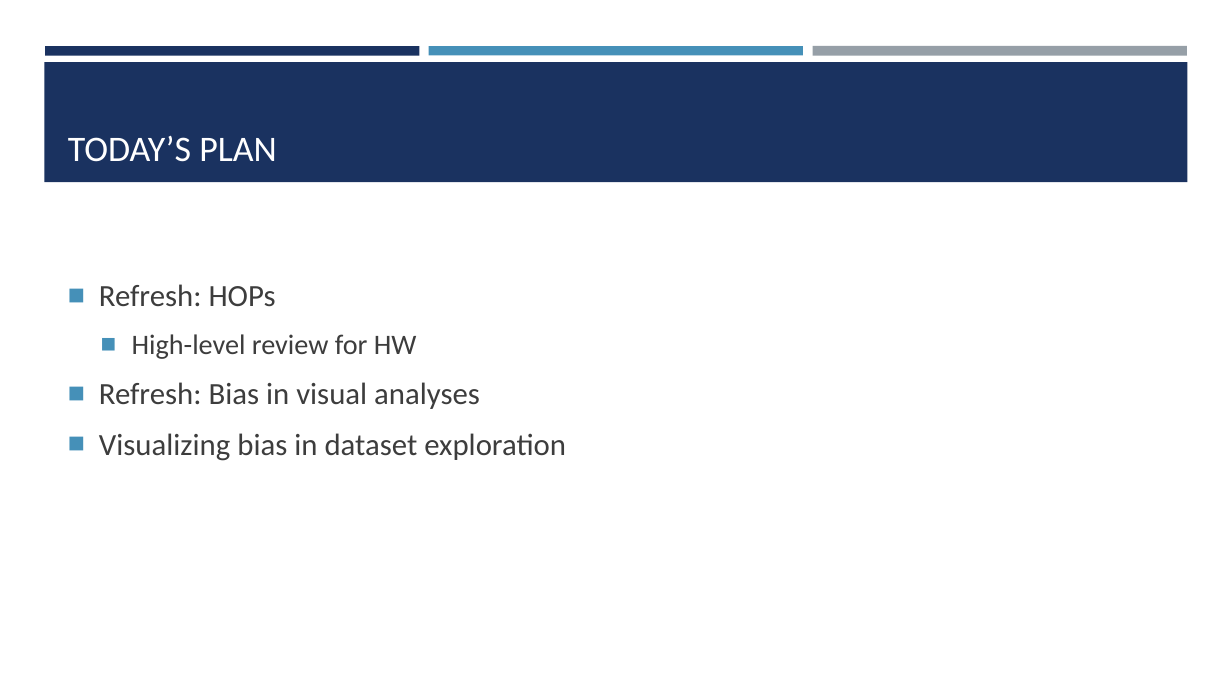
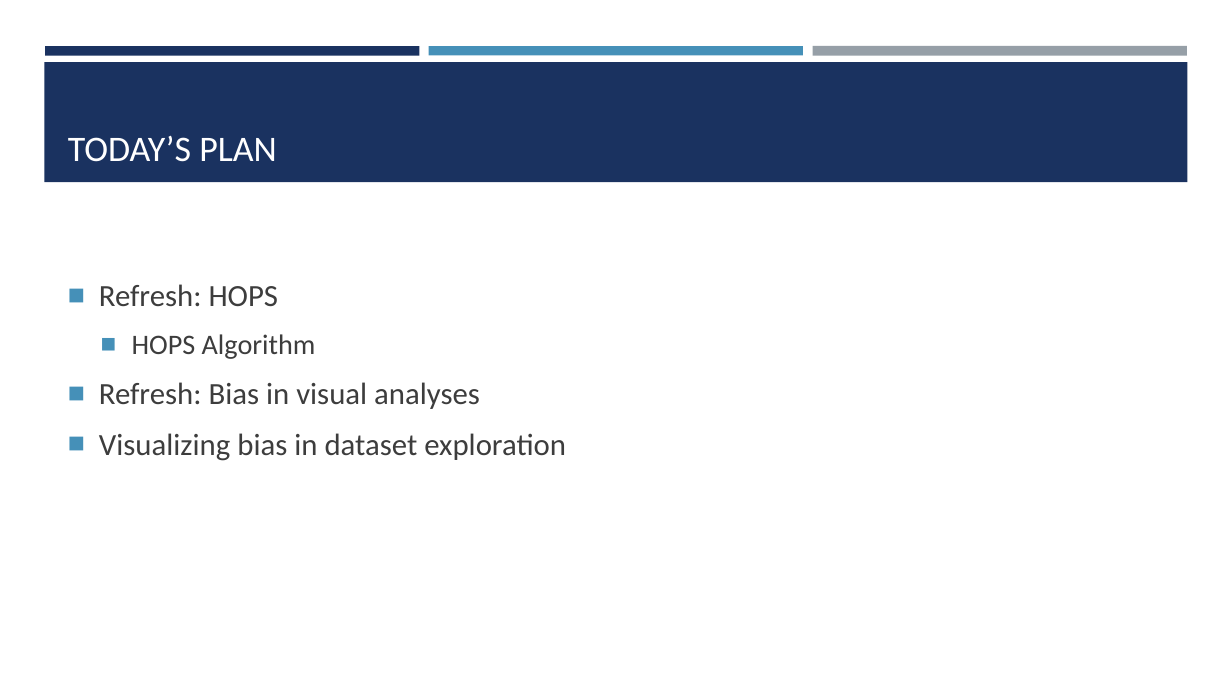
Before and after one commit to amosca01/SDS-CSC235, a slide deck: slide 2 of slides/12-uncertainty-bias-lab.pptx. Drawn at 1232x693 pixels with LibreOffice and Linux fonts; fonts in the diff are those of the drawing. Boxes give left, top, right and bottom in pixels: in the first picture for what was removed or moved away, otherwise in the second. Text is boxed around its words. In the diff, an @@ line names an element or a change of style, - is before the commit and + after.

```diff
--- a/slides/12-uncertainty-bias-lab.pptx
+++ b/slides/12-uncertainty-bias-lab.pptx
@@ text at [99,284,316,359]: text changed @@
-■ Refresh: HOPs
-  ■ High-level review for HW
+■ Refresh: HOPS
+  ■ HOPS Algorithm
```
Also in this commit, not shown: 6 other files.
